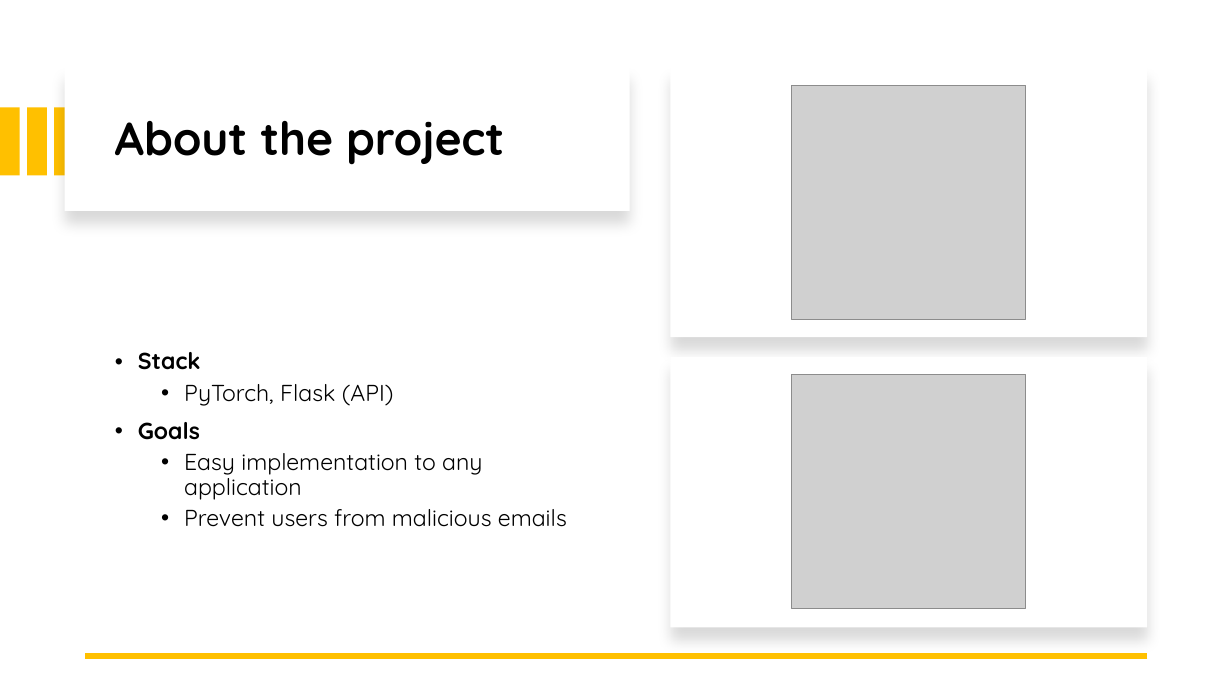
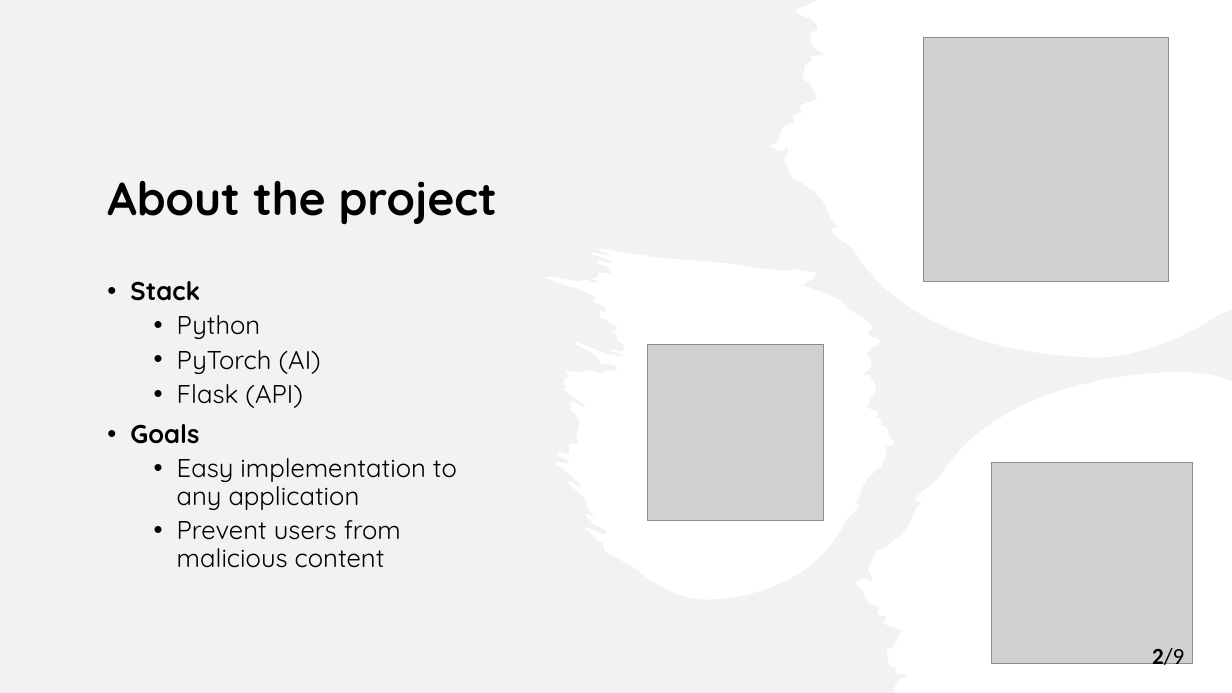
Before and after one commit to 0xbalazstoth/Projektmunka, a slide deck: slide 3 of publikacio/MWZX0D_PROJ_PREZ.pptx. Drawn at 1232x693 pixels with LibreOffice and Linux fonts; fonts in the diff are those of the drawing; grey boxes stand for pictures. Boxes give left, top, right and bottom in pixels: in the first picture for what was removed or moved away, otherwise in the second. Text is boxed around its words. In the diff, an @@ line names an element or a change of style, - is before the commit and + after.

```diff
--- a/publikacio/MWZX0D_PROJ_PREZ.pptx
+++ b/publikacio/MWZX0D_PROJ_PREZ.pptx
@@ freeform shape added at <box>0,0,1232,693</box>, fill #E7E6E6 at 50% opacity @@
@@ title "About the project": place and size @@
-title "About the project" at <box>115,121,504,165</box>
+title "About the project" at <box>107,181,497,225</box>
@@ title "About the project" at <box>107,181,497,225</box>: vertical alignment middle to bottom @@
@@ picture: place and size @@
-picture at <box>792,374,1026,608</box>
+picture at <box>924,38,1169,283</box>
@@ rectangle removed at <box>65,67,629,212</box> @@
@@ rectangle removed at <box>671,67,1148,337</box> @@
@@ rectangle removed at <box>0,107,19,176</box> @@
@@ rectangle removed at <box>27,107,46,176</box> @@
@@ rectangle removed at <box>55,107,74,176</box> @@
@@ text "Stack": place and size @@
-text "Stack" at <box>138,352,567,527</box>
+text "Stack" at <box>130,281,457,568</box>
@@ text "Stack" at <box>130,281,457,568</box>: vertical alignment middle to top @@
@@ text at <box>130,281,457,510</box>: size 18 to 20 pt in "Stack", "Goals", "Easy implementation to any application" @@
@@ text at <box>177,315,321,408</box>: text changed; size 18 to 20 pt @@
-  • PyTorch, Flask (API)
+  • Python
+  • PyTorch (AI)
+  • Flask (API)
@@ picture: place and size @@
-picture at <box>792,85,1026,319</box>
+picture at <box>648,345,824,521</box>
@@ rectangle removed at <box>671,357,1148,628</box> @@
@@ picture added at <box>992,462,1192,663</box> @@
@@ text at <box>177,520,401,568</box>: text changed; size 18 to 20 pt @@
-  • Prevent users from malicious emails
+  • Prevent users from malicious content
@@ line removed from (1148, 656) to (85, 656) @@
@@ text added at <box>1152,648,1184,670</box>, 18 pt, text #000000 @@
+2/9
```
Also in this commit, not shown: 3 other slides changed, 6 slides added, 2 slides removed, 28 other files.
